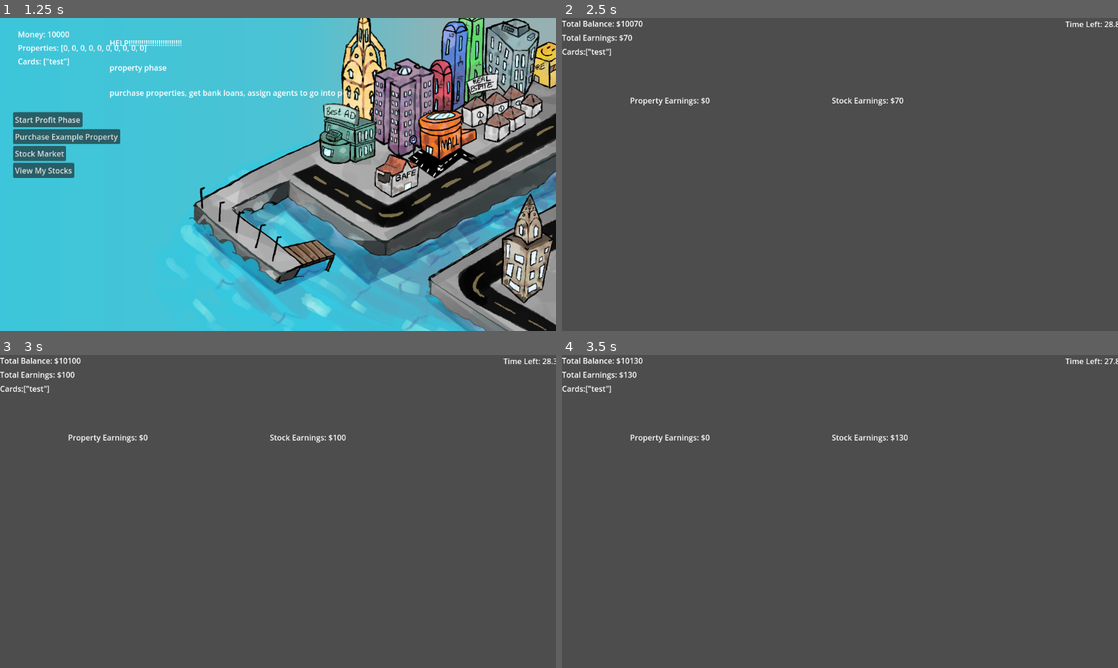
Above: before the commit, frames 1-4 (two rows, left to right).
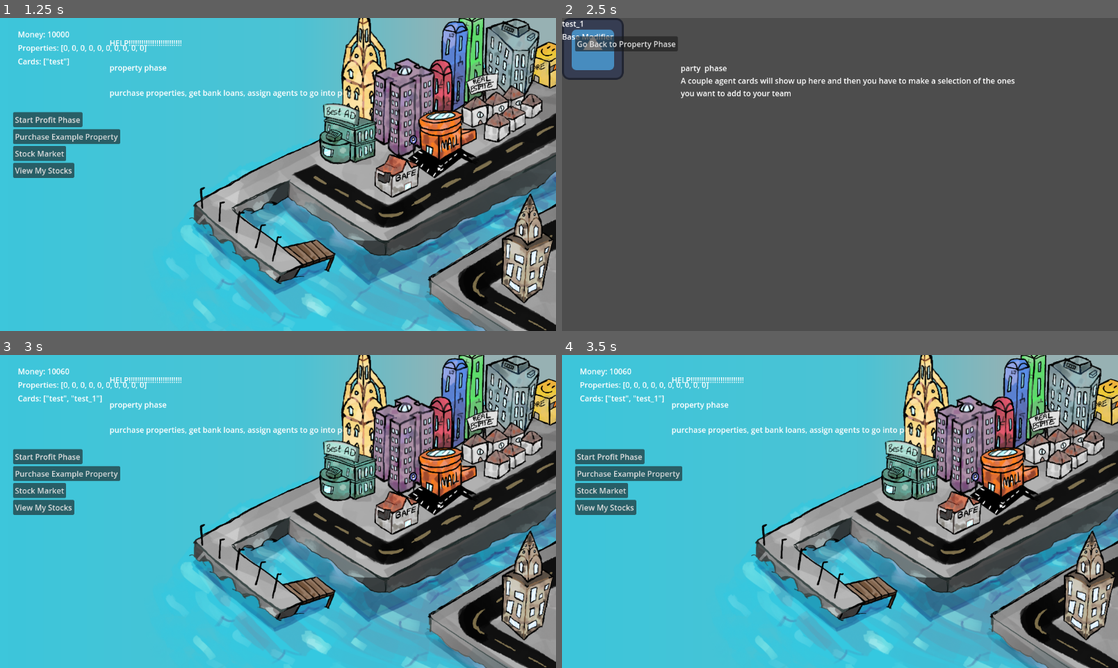
Above: after the commit, the same moments.

Repository: ARandomLemon/RushToRiches
Game: Godot game, scene res://Scenes/start_menu.tscn
Two runs of this game, one before a commit and one after it. Both use one fixed random seed, a clock stepped at 60 frames per second and the inputs below. The engine's default icon, where the game draws it, is replaced by a stand-in: a white triangle on a blue panel in a dark square.
Inputs (mouse positions are in pixels of both pictures, inside the frame that each line leads up to):
- Up to frame 1 (1.25 s): click "Start" at 0.5 s
- Up to frame 2 (2.5 s): click "Start Profit Phase" at 1.25 s; move the mouse to (962, 158) at 2.02 s; click (962, 158) at 2.17 s
- Up to frame 3 (3 s): click (66, 380) at 2.75 s, where only the run after the commit has a clickable "Go Back to Property Phase"
- Up to frame 4 (3.5 s): no input

Frame 1 is identical in both runs. In frame 2, 3.2% of the frame differs, in the area x 0-100%, y 0-28%; in frame 3, 96%; in frame 4, 96%, in the area x 0-100%, y 0-100%.

Commit message:
gameover screen and function added

Diff:
--- /dev/null
+++ b/Scenes/gameover.tscn
@@ -0,0 +1,34 @@
+[gd_scene load_steps=2 format=3 uid="uid://bj8mfdfjki2lv"]
+
+[ext_resource type="Script" path="res://Scripts/Phases/gameover.gd" id="1_3t478"]
+
+[node name="Gameover" type="Node2D"]
+script = ExtResource("1_3t478")
+
+[node name="UI" type="Control" parent="."]
+layout_mode = 3
+anchors_preset = 0
+offset_right = 1153.0
+offset_bottom = 647.0
+
+[node name="RestartButton" type="Button" parent="UI"]
+layout_mode = 0
+offset_left = 518.0
+offset_top = 248.0
+offset_right = 606.0
+offset_bottom = 279.0
+text = "Play Again
+"
+
+[node name="ExitButton" type="Button" parent="UI"]
+layout_mode = 0
+offset_left = 543.0
+offset_top = 302.0
+offset_right = 580.0
+offset_bottom = 356.0
+text = "Exit
+
+"
+
+[connection signal="pressed" from="UI/RestartButton" to="." method="_on_restart_button_pressed"]
+[connection signal="pressed" from="UI/ExitButton" to="." method="_on_exit_button_pressed"]
--- a/Scenes/profit_phase.tscn
+++ b/Scenes/profit_phase.tscn
@@ -27,7 +27,6 @@
 text = "Time Left: 30s"
 
 [node name="Timer" type="Timer" parent="Prof_UI/Timer"]
-wait_time = 30.0
 one_shot = true
 autostart = true
 
--- /dev/null
+++ b/Scripts/Phases/gameover.gd
@@ -0,0 +1,25 @@
+extends Node
+
+#USE THESE VARIABLES TO DISPLAY INFORMATION ONLY
+var money: float = Globals.money
+var num_property_owned: int = Globals.num_property_owned
+var owned_property = Globals.owned_property
+var card_array = ["test"]
+
+# Called when the node enters the scene tree for the first time.
+func _ready() -> void:
+	pass # Replace with function body.
+
+
+# Called every frame. 'delta' is the elapsed time since the previous frame.
+func _process(delta: float) -> void:
+	pass
+
+
+func _on_restart_button_pressed() -> void:
+	Globals.resetGame()
+	get_tree().change_scene_to_file("res://Scenes/start_menu.tscn")
+
+
+func _on_exit_button_pressed() -> void:
+	get_tree().quit()
--- a/Scripts/Phases/profit_phase.gd
+++ b/Scripts/Phases/profit_phase.gd
@@ -44,4 +44,8 @@
 
 func _on_timer_timeout() -> void:
 	Globals.money = totalSum
-	get_tree().change_scene_to_file("res://Scenes/party_phase.tscn")
+	if(Globals.round_counter < 6):
+		get_tree().change_scene_to_file("res://Scenes/party_phase.tscn")
+		Globals.round_counter += 1
+	else:
+		get_tree().change_scene_to_file("res://Scenes/gameover.tscn")
--- a/Scripts/globals.gd
+++ b/Scripts/globals.gd
@@ -6,10 +6,10 @@
 
 @onready var num_property_owned = 0
 @onready var owned_property = []
-@onready var property_it = 0
 
 @onready var card_array = ["test"]
 
+@onready var round_counter = 0
 
 # Called when the node enters the scene tree for the first time.
 func _ready() -> void:
@@ -20,3 +20,13 @@
 # Called every frame. 'delta' is the elapsed time since the previous frame.
 func _process(delta: float) -> void:
 	pass
+
+func resetGame() -> void:
+	money = 10000
+	property_array = [0, 0, 0, 0, 0, 0, 0, 0, 0, 0]
+	propList.clear()
+	num_property_owned = 0
+	owned_property.clear()
+	round_counter = 0
+
+	card_array = ["test"]
